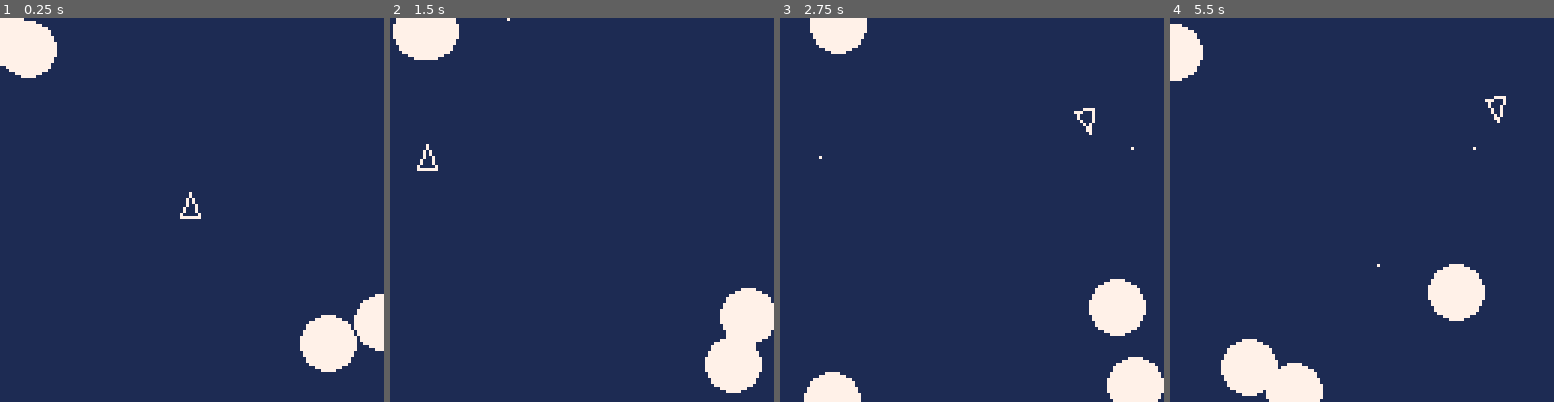
Above: before the commit, frames 1-4 (left to right).
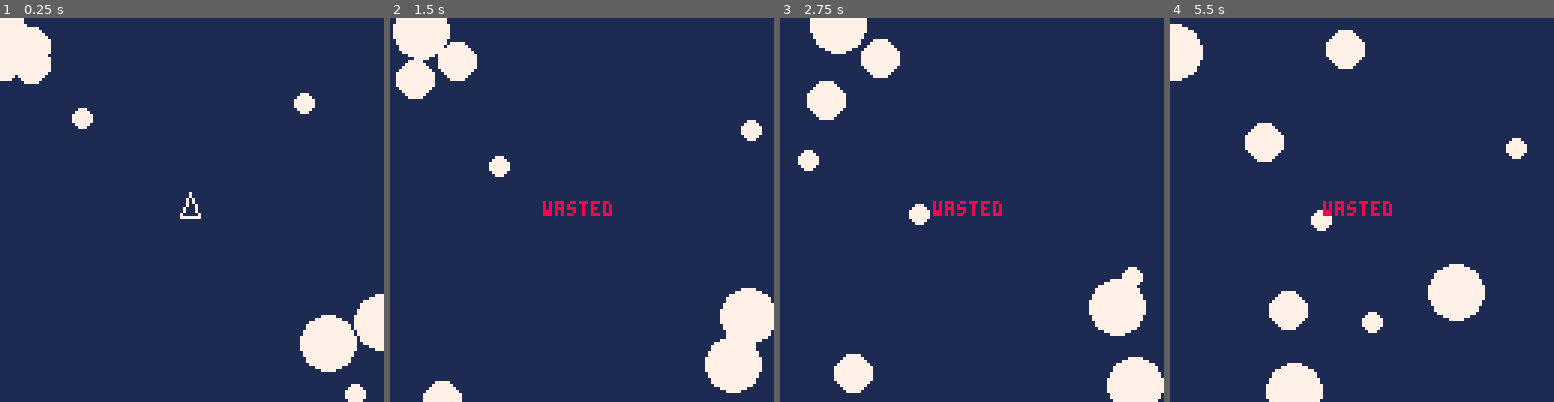
Above: after the commit, the same moments.

Repository: pepaslabs/picoroids
Game: PICO-8 cartridge picoroids.p8
The game is run twice, just before and just after one commit, with the same random seed, the same clock (stepped at 60 frames per second) and the same inputs.
Inputs:
- Up to frame 1 (0.25 s): no input
- Up to frame 2 (1.5 s): tap X (X key) at 0.33, 1.07 s; tap O (Z key) at 0.7 s
- Up to frame 3 (2.75 s): hold Right 1.6-2.1 s; tap O (Z key) at 1.7, 2.1, 2.5 s; tap X (X key) at 1.85 s; hold Up 2.15-2.42 s; hold Right from 2.47 s (still down)
- Up to frame 4 (5.5 s): tap O (Z key) every 0.4 s from 2.9 to 5.3 s; tap X (X key) at 2.97, 4.08, 5.2 s; release Right at 3.03 s; hold Left 3.08-3.58 s; hold Down 3.63-3.97 s; hold Right 4.02-4.68 s; hold Up 4.73-5.03 s; hold Left from 5.08 s (still down)

The runs differ from the first frame. In frame 1, 1.1% of the frame differs, in the area x 0-96%, y 0-100%; in frame 2, 3.1%; in frame 3, 4.0%; in frame 4, 5.2%, in the area x 13-93%, y 3-99%.

Commit message:
adding collision detection

Diff:
--- a/picoroids.p8
+++ b/picoroids.p8
@@ -46,6 +46,8 @@
 fire_ff=false
 -- the teleport flip-flop
 tele_ff=false
+-- whether the player is alive
+alive=true
 
 -- a "shot" is a position, a
 -- velocity vector, and a ttl.
@@ -79,7 +81,7 @@
  return {p[1], p[2]}
 end
 
--- return a copy of the  points
+-- return a copy of the points
 -- of a shape.
 function points(s)
  local ps = {}
@@ -366,12 +368,11 @@
  add(shots, shot)
 end
 
-function spawn_roid()
+function spawn_roid(size)
  pos = mod_pnt({
   96 + rnd(63),
   96 + rnd(63)
  })
- local size = 3
  vvec = {
    0.5/size + rnd(size)*0.1/size,
    0
@@ -407,11 +408,17 @@
  roids = roids2
 end
 
+-- return the radius of an
+-- asteroid.
+function roidrad(r)
+ return r[3] * 3
+end
+
 -- draw an asteroid.
 function draw_roid(r)
  pos = r[1]
  size_class = r[3]
- rad = size_class * 3
+ rad = roidrad(r)
  circfill(pos[1],pos[2],rad,7)
 end
 
@@ -457,26 +464,77 @@
  end
 end
 
+-- detect collisions between
+-- shots and asteroids.
+function collide_shots()
+ for s in all(shots) do
+  for r in all(roids) do
+   local spos = s[1]
+   local rpos = r[1]
+   local rad = roidrad(r)
+   local d = dist(spos,rpos)
+   if d <= rad then
+    del(shots,s)
+    del(roids,r)
+   end
+  end
+ end
+end
+
+function collide_ship()
+ local ship = rot_shp(
+  trans_shp(ship_shp,ship_pos),
+  ship_rot
+ )
+ for r in all(roids) do
+  local rpos = r[1]
+  local rad = roidrad(r)
+  for p in all(points(ship)) do
+   local d = dist(rpos,p)
+   if d < rad then
+    alive = false
+    return nil
+   end
+  end
+ end
+end
+
 function _init()
- spawn_roid()
- spawn_roid()
- spawn_roid()
- spawn_roid()
+ spawn_roid(3)
+ spawn_roid(3)
+ spawn_roid(3)
+ spawn_roid(2)
+ spawn_roid(2)
+ spawn_roid(2)
+ spawn_roid(1)
+ spawn_roid(1)
+ spawn_roid(1)
 end
 
 function _update()
- process_dpad()
- process_btns()
+ if alive then
+  process_dpad()
+  process_btns()
+ end
  move_roids()
  move_shots()
  expire_shots()
- move_ship()
+ collide_shots()
+ if alive then
+  collide_ship()
+  move_ship()
+ end
 end
 
 function _draw()
  cls()
  rectfill(0,0,127,127,1)
- draw_ship()
+ if alive then
+  draw_ship()
+ end
  draw_shots()
  draw_roids()
-end
+ if not alive then
+  print("wasted",51,61,8)
+ end
+end
